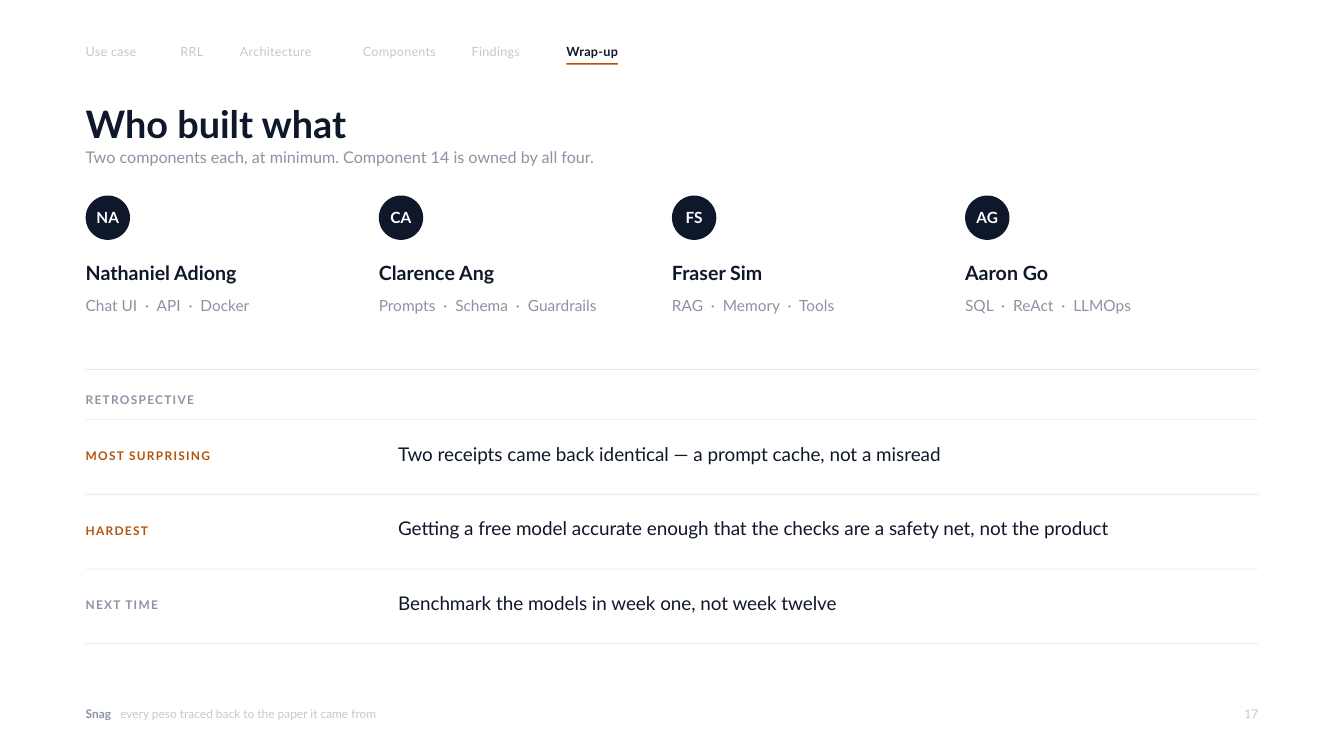
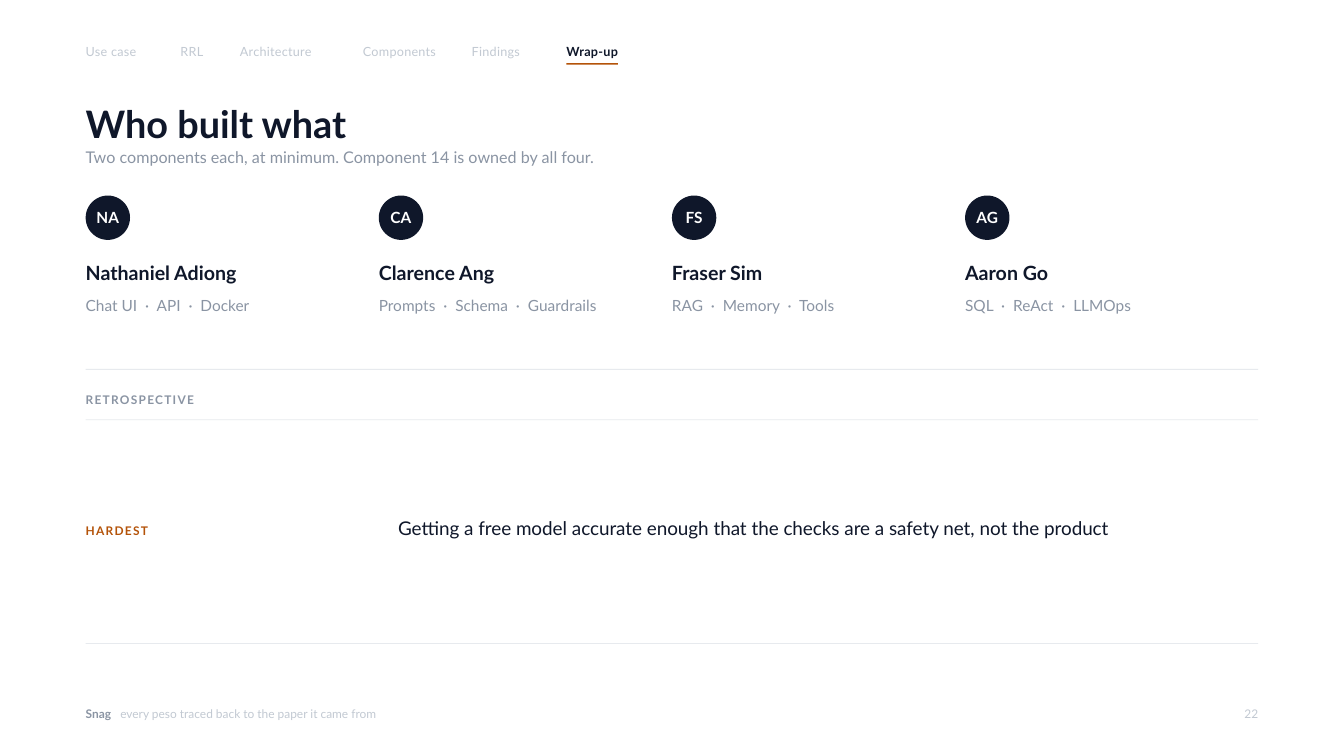
Before and after one commit to CuteBabyTank/STAI_OCR, a slide deck: slide 22 of docs/presentation/Snag_Final_Capstone.pptx (slide 16 before the commit). Drawn at 1344x756 pixels with LibreOffice and Linux fonts; fonts in the diff are those of the drawing. Boxes give left, top, right and bottom in pixels: in the first picture for what was removed or moved away, otherwise in the second. Text is boxed around its words. In the diff, an @@ line names an element or a change of style, - is before the commit and + after.

```diff
--- a/docs/presentation/Snag_Final_Capstone.pptx
+++ b/docs/presentation/Snag_Final_Capstone.pptx
@@ text removed at (398,447,940,465) @@
-Two receipts came back identical — a prompt cache, not a misread
@@ text removed at (86,451,210,460) @@
-MOST SURPRISING
@@ rectangle removed at (86,494,1258,495) @@
@@ text removed at (398,596,836,613) @@
-Benchmark the models in week one, not week twelve
@@ text removed at (86,600,158,609) @@
-NEXT TIME
@@ text at (1244,710,1258,718): text changed @@
-17
+22
```
Also in this commit, not shown: 11 other slides changed, 7 slides added, 1 slide removed, 3 other files.
